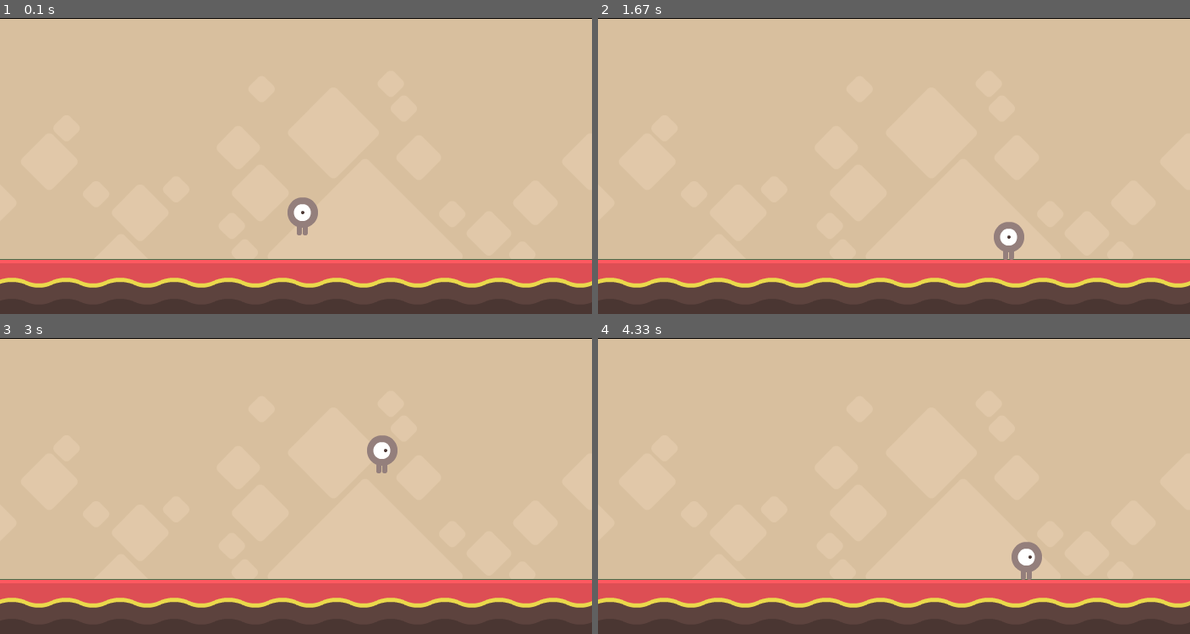
Above: before the commit, frames 1-4 (two rows, left to right).
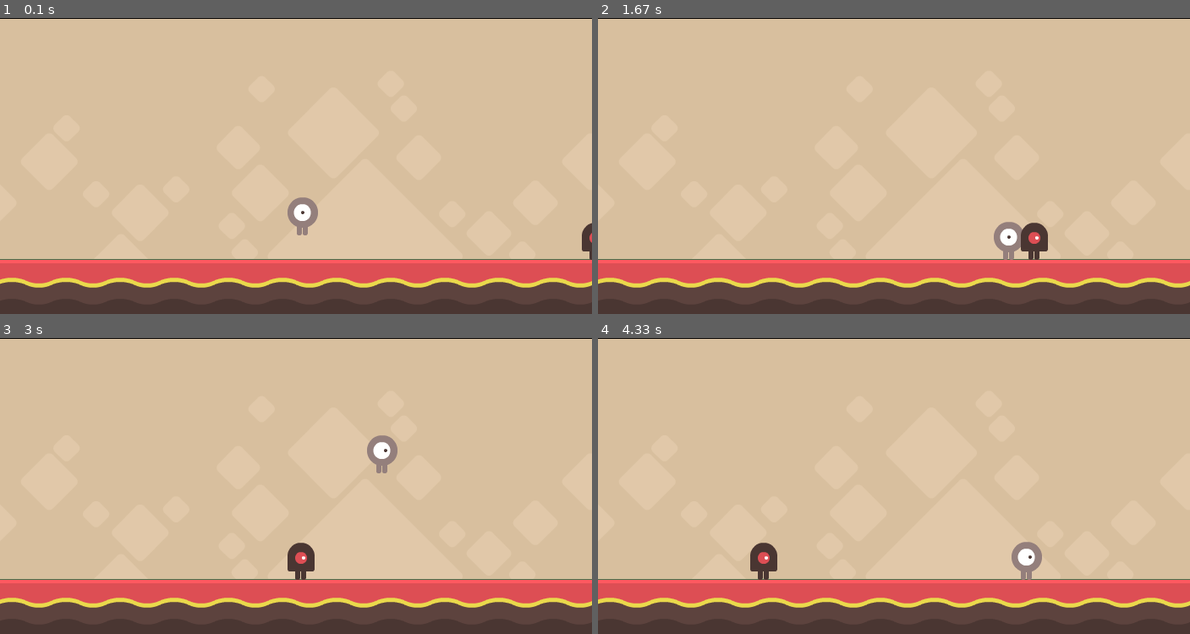
Above: after the commit, the same moments.

Repository: shakori999/games
Game: pygame game, started from PYGAME/RPG/RPG.py
The game is run twice, just before and just after one commit, with the same random seed, the same clock (stepped at 60 frames per second) and the same inputs.
Inputs:
- Up to frame 1 (0.1 s): no input
- Up to frame 2 (1.67 s): hold Right 0.33-0.8 s; hold Right 0.83-1.3 s; tap Space at 0.9, 1.2, 1.4 s; hold Left from 1.33 s (still down)
- Up to frame 3 (3 s): tap Space at 1.7, 1.97, 2.27, 2.4, 2.7 s; release Left at 1.87 s; hold Left 1.9-2.3 s; hold Right 2.33-2.97 s
- Up to frame 4 (4.33 s): hold Left 3-3.47 s; tap Space at 3.07, 3.37, 3.57, 3.87, 4.07 s; hold Right 3.5-3.97 s; hold Right from 4 s (still down)

The runs differ from the first frame. In frame 1, 0.2% of the frame differs, in the area x 98-100%, y 69-82%; in frame 2, 0.5%, in the area x 71-76%, y 69-82%; in frame 3, 0.5%; in frame 4, 0.5%.

Commit message:
makeing the enemy calss and make it move

Diff:
--- a/PYGAME/RPG/RPG.py
+++ b/PYGAME/RPG/RPG.py
@@ -188,6 +188,40 @@
 class Enemy(pygame.sprite.Sprite):
     def __init__(self):
         super().__init__()
+        self.image = pygame.image.load("BG/enemyWalking_1.png")
+        self.rect = self.image.get_rect()
+        self.pos = vec(0.0)
+        self.vel = vec(0.0)
+
+        #movment
+        self.direction = random.randint(0,1)
+        self.vel.x = random.randint(2, 6)/ 2
+
+        #Initial position
+        if self.direction == 0:
+            self.pos.x = 0
+            self.pos.y = 242
+        if self.direction == 1:
+            self.pos.x = 700
+            self.pos.y = 242
+
+    def move(self):
+        if self.pos.x >= (w - 20):
+            self.direction = 1
+        elif self.pos.x <= 0:
+            self.direction = 0
+
+        #Update
+        if self.direction == 0:
+            self.pos.x += self.vel.x
+        if self.direction == 1:
+            self.pos.x -= self.vel.x
+
+        self.rect.center = self.pos
+
+    def render(self):
+        screen.blit(self.image, (self.pos.x, self.pos.y))
+
 
 background = Background()
 
@@ -197,6 +231,8 @@
 
 player1 = Player()
 player_groupd = pygame.sprite.Group()
+
+enemy1 = Enemy()
 
 while True:
     for event in pygame.event.get():
@@ -226,13 +262,16 @@
     player1.move()
     player1.gravity_check()
 
+    #Enemy related functions
+    enemy1.move()
 
     #Display and Background related functions
     background.render()
     ground.render()
 
-    #Rendering Player
+    #Rendering Player and enemies
     screen.blit(player1.image, player1.rect)
+    enemy1.render()
 
     pygame.display.update()
     fps_clock.tick(fps)
Binary file added: PYGAME/RPG/BG/enemyWalking_1.png
